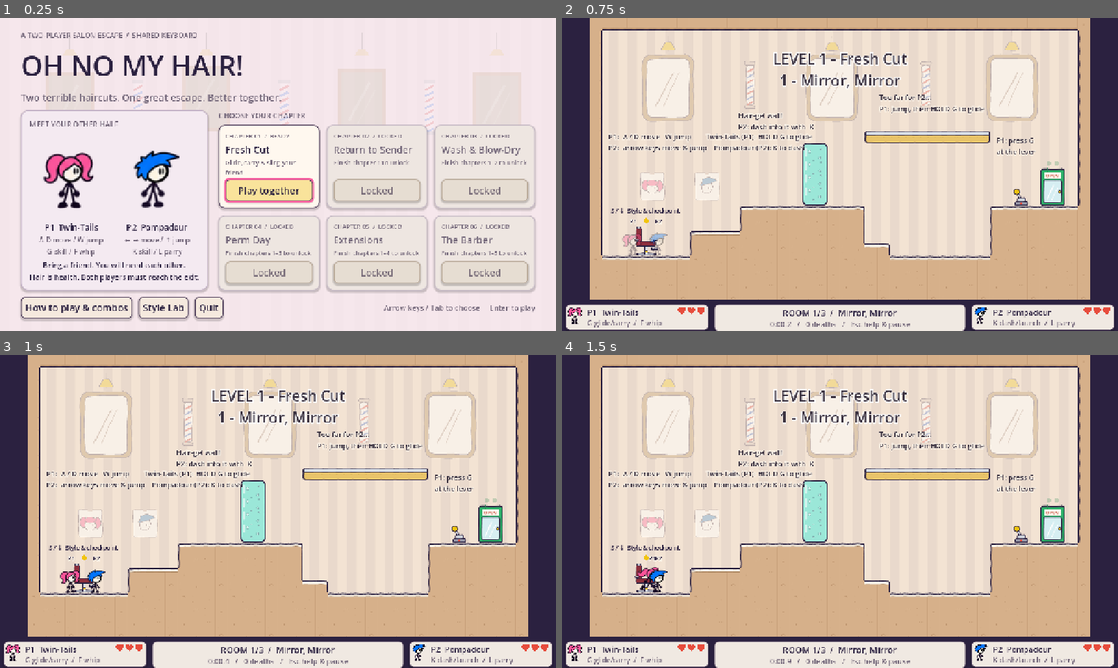
Above: before the commit, frames 1-4 (two rows, left to right).
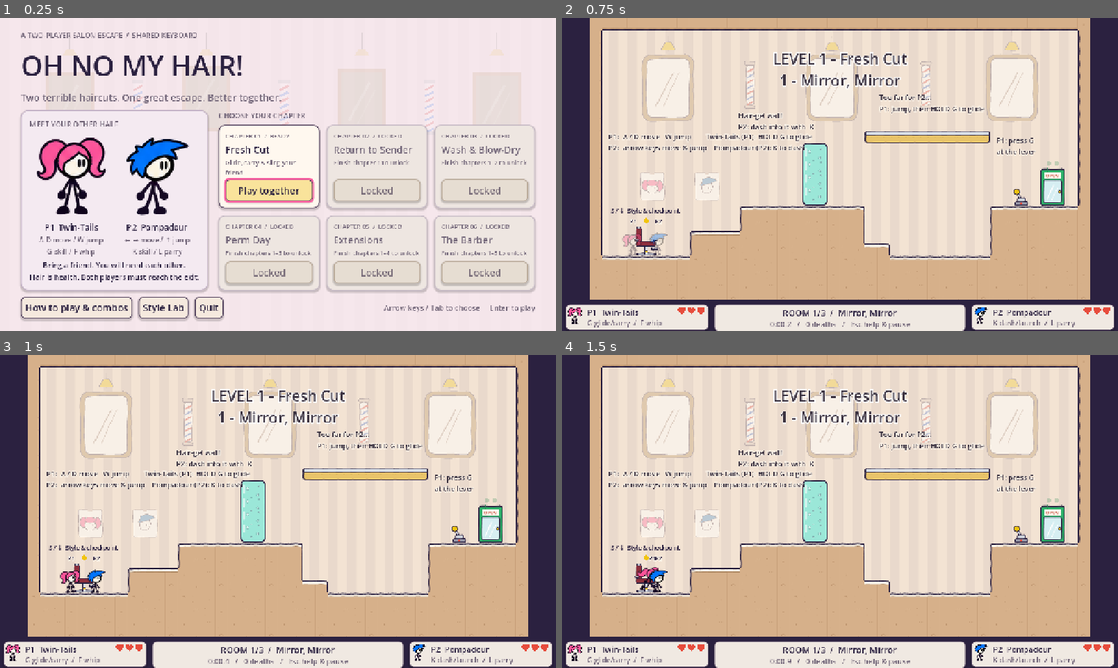
Above: after the commit, the same moments.

Repository: ZSYUYIIE/ohnomyhair
Game: Godot game, scene res://scenes/ui/main_menu.tscn
Two runs of this game, one before a commit and one after it. Both use one fixed random seed, a clock stepped at 60 frames per second and the inputs below.
Inputs (mouse positions are in pixels of both pictures, inside the frame that each line leads up to):
- Up to frame 1 (0.25 s): no input
- Up to frame 2 (0.75 s): click "Play together" at 0.5 s
- Up to frame 3 (1 s): no input
- Up to frame 4 (1.5 s): tap G (p1_skill) at 1.25 s; move the mouse to (962, 495) at 1.27 s; hold D (p1_right) from 1.28 s (still down); tap Z at 1.35 s; click (962, 495) at 1.42 s

The runs differ from the first frame. In frame 1, 2.9% of the frame differs, in the area x 6-34%, y 38-64%; in frame 2, nothing differs; in frame 3, nothing differs; in frame 4, nothing differs.

Commit message:
Sharp menu portraits from the full-size character sheets
The title screen and styling chair enlarged the in-game strips (drawn ~45 px
tall) by about 3x, which blurred them. tools/art/make_portraits.py cuts the
idle pose from the original sheets at full resolution (cleaned like the game
strips) into assets/art/characters/portraits/, and both menus use those.

Co-Authored-By: Claude Opus 5.5 <noreply@anthropic.com>

Diff:
--- a/scenes/ui/main_menu.gd
+++ b/scenes/ui/main_menu.gd
@@ -156,11 +156,9 @@
 		player_col.size_flags_horizontal = Control.SIZE_EXPAND_FILL
 		portraits.add_child(player_col)
 		var art := TextureRect.new()
-		var frames: SpriteFrames = load("res://assets/art/characters/%s/frames.tres" % ("twin_tails" if id == 1 else "pompadour"))
-		var portrait := AtlasTexture.new()
-		portrait.atlas = frames.get_frame_texture("idle", 0)
-		portrait.region = Rect2(24, 32, 88, 78)
-		art.texture = portrait
+		# Full-resolution portrait (tools/art/make_portraits.py): the in-game strips are
+		# drawn at game size and blur when the title screen enlarges them.
+		art.texture = load("res://assets/art/characters/portraits/%s.png" % ("twin_tails" if id == 1 else "pompadour"))
 		art.texture_filter = CanvasItem.TEXTURE_FILTER_LINEAR
 		art.expand_mode = TextureRect.EXPAND_IGNORE_SIZE
 		art.stretch_mode = TextureRect.STRETCH_KEEP_ASPECT_CENTERED
--- a/scenes/ui/styling_menu.gd
+++ b/scenes/ui/styling_menu.gd
@@ -104,11 +104,8 @@
 		var style := selections[id]
 		var info: Dictionary = Player.HAIR_INFO[style]
 		_descriptions[id].text = info.about
-		var frames: SpriteFrames = load("res://assets/art/characters/%s/frames.tres" % FRAME_DIRS[style])
-		var portrait := AtlasTexture.new()
-		portrait.atlas = frames.get_frame_texture("idle", 0)
-		portrait.region = Rect2(20, 24, 96, 88)
-		_portraits[id].texture = portrait
+		# Full-resolution portrait (tools/art/make_portraits.py), sharp at menu size.
+		_portraits[id].texture = load("res://assets/art/characters/portraits/%s.png" % FRAME_DIRS[style])
 		for h in Player.HAIR_INFO.size():
 			var option := _options[id * 4 + h]
 			option.text = ("✓ " if h == style else "") + Player.HAIR_INFO[h].name
Binary file added: assets/art/characters/portraits/afro.png
Not shown, added: assets/art/characters/portraits/afro.png.import
Binary file added: assets/art/characters/portraits/long_straight.png
Not shown, added: assets/art/characters/portraits/long_straight.png.import
Binary file added: assets/art/characters/portraits/pompadour.png
Not shown, added: assets/art/characters/portraits/pompadour.png.import
Binary file added: assets/art/characters/portraits/twin_tails.png
Not shown, added: assets/art/characters/portraits/twin_tails.png.import
Not shown, added: tools/art/make_portraits.py
